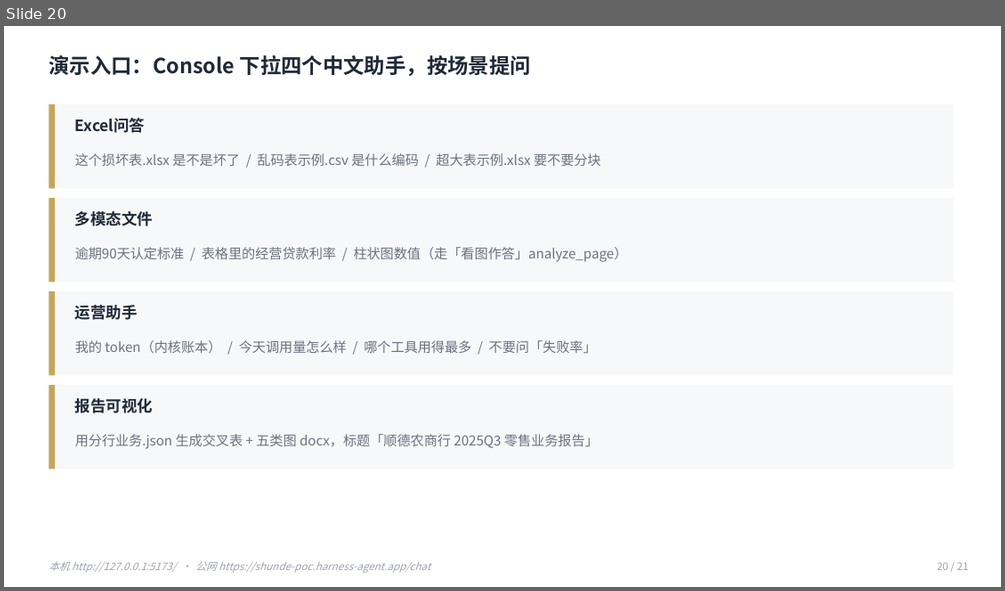
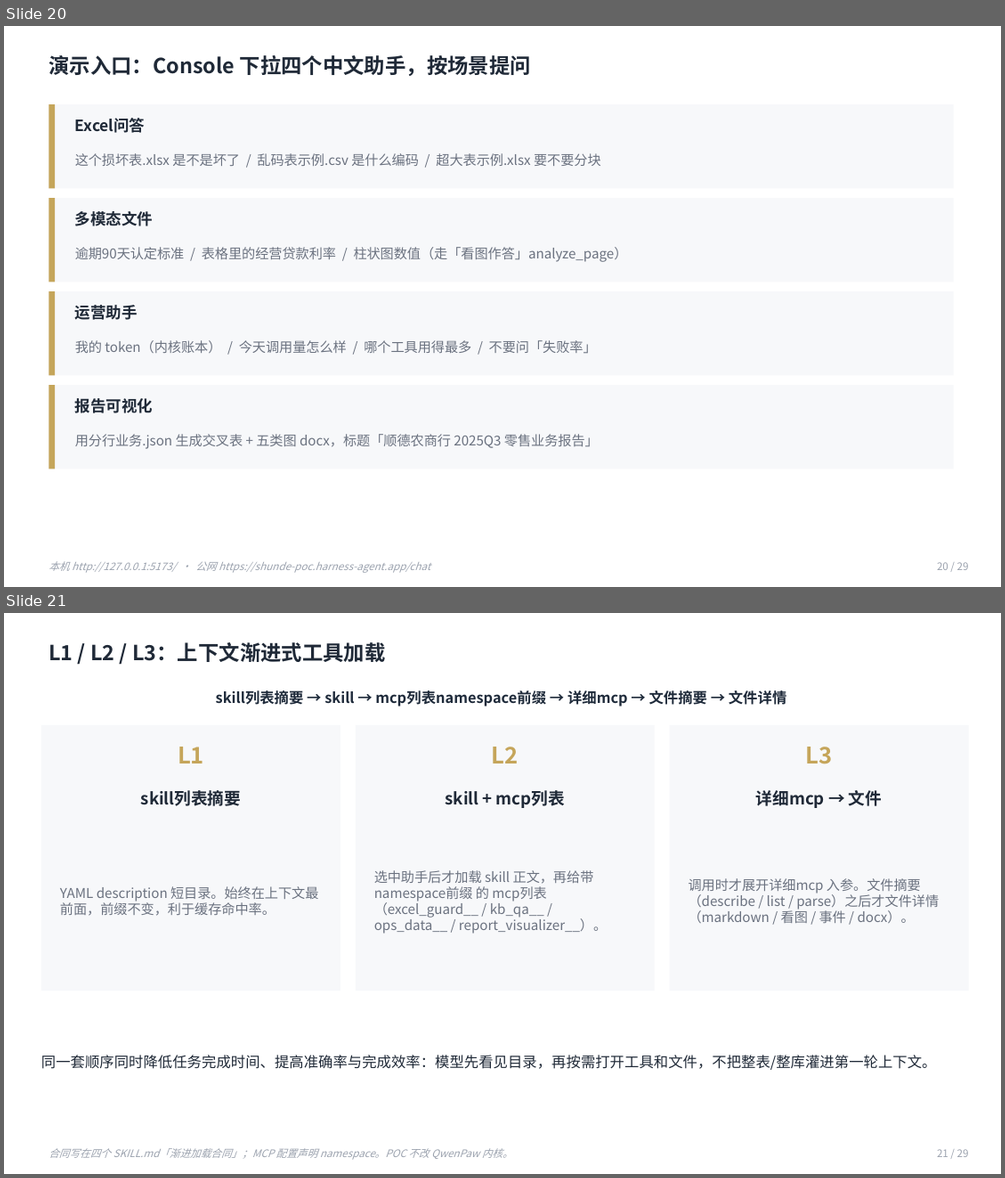
Before and after one commit to LiNan1984/shunde-poc, a slide deck: docs/演示材料/顺德POC四助手架构.pptx. Shown one above the other, each under a label of ours: slide 20 before the commit, slides 20 and 21 after it. The pictures are 1005x591 and 1005x1178 pixels, drawn with LibreOffice and Linux fonts; fonts in the diff are those of the drawing. Boxes give left, top, right and bottom in pixels: in the first picture for what was removed or moved away, otherwise in the second. Text is boxed around its words. In the diff, an @@ line names an element or a change of style, - is before the commit and + after.

```diff
--- a/docs/演示材料/顺德POC四助手架构.pptx
+++ b/docs/演示材料/顺德POC四助手架构.pptx
@@ slide 21 added at [4,613,1001,1174], background #FFFFFF @@
@@ text added at [48,642,386,662], 20 pt, text #1F2937, bold @@
+L1 / L2 / L3：上下文渐进式工具加载
@@ text added at [216,690,787,706], 14 pt, text #1E2A3A, bold @@
+skill列表摘要 → skill → mcp列表namespace前缀 → 详细mcp → 文件摘要 → 文件详情
@@ rectangle added at [41,725,340,990], fill #F7F8FA @@
@@ rectangle added at [356,725,655,990], fill #F7F8FA @@
@@ rectangle added at [670,725,969,990], fill #F7F8FA @@
@@ text added at [178,747,204,763], 22 pt, text #C5A55A, bold @@
+L1
@@ text added at [492,747,518,763], 22 pt, text #C5A55A, bold @@
+L2
@@ text added at [806,747,833,764], 22 pt, text #C5A55A, bold @@
+L3
@@ text added at [141,790,241,806], 16 pt, text #1F2937, bold @@
+skill列表摘要
@@ text added at [445,790,565,808], 16 pt, text #1F2937, bold @@
+skill + mcp列表
@@ text added at [756,790,882,808], 16 pt, text #1F2937, bold @@
+详细mcp → 文件
@@ text added at [374,870,607,933], 13 pt, text #6B7280 @@
+选中助手后才加载 skill 正文，再给带 namespace前缀 的 mcp列表（excel_guard__ / kb_qa__ / ops_data__ / report_visualizer__）。
@@ text added at [688,878,938,923], 13 pt, text #6B7280 @@
+调用时才展开详细mcp 入参。文件摘要（describe / list / parse）之后才文件详情（markdown / 看图 / 事件 / docx）。
@@ text added at [60,886,318,916], 13 pt, text #6B7280 @@
+YAML description 短目录。始终在上下文最前面，前缀不变，利于缓存命中率。
@@ text added at [41,1054,937,1070], 14 pt, text #1F2937 @@
+同一套顺序同时降低任务完成时间、提高准确率与完成效率：模型先看见目录，再按需打开工具和文件，不把整表/整库灌进第一轮上下文。
@@ text added at [48,1148,513,1159], 10 pt, text #9CA3AF, italic @@
+合同写在四个 SKILL.md「渐进加载合同」；MCP 配置声明 namespace。POC 不改 QwenPaw 内核。
@@ text added at [937,1149,969,1157], 10 pt, text #9CA3AF @@
+21 / 29
@@ slide 20 changed as well @@
@@ text at [937,562,969,570]: text changed @@
-20 / 21
+20 / 29
```
Also in this commit, not shown: 19 other slides changed, 8 other slides added, 1 slide removed, 20 other files.
